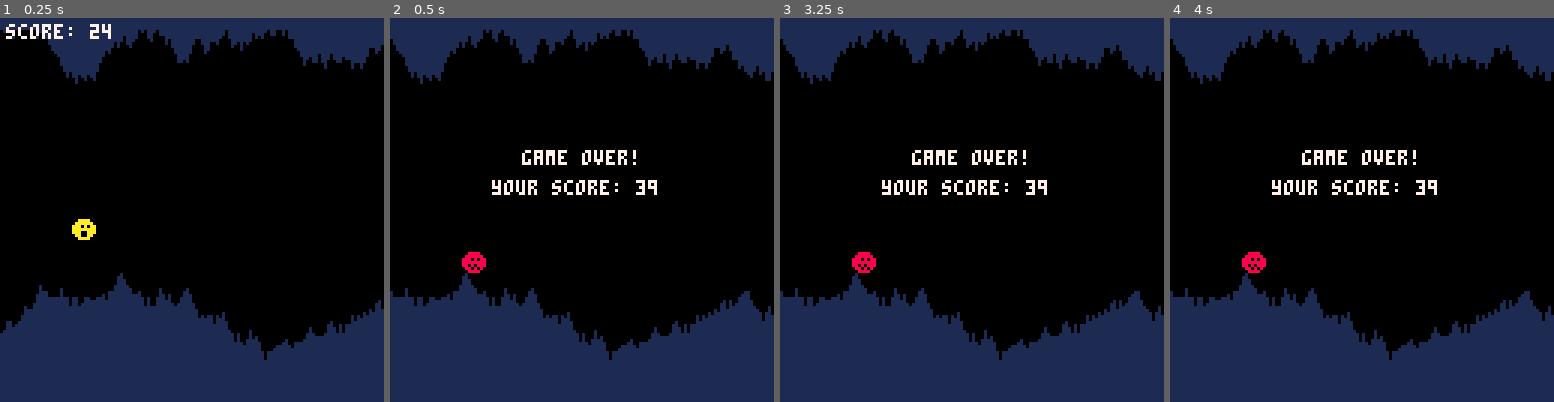
Above: before the commit, frames 1-4 (left to right).
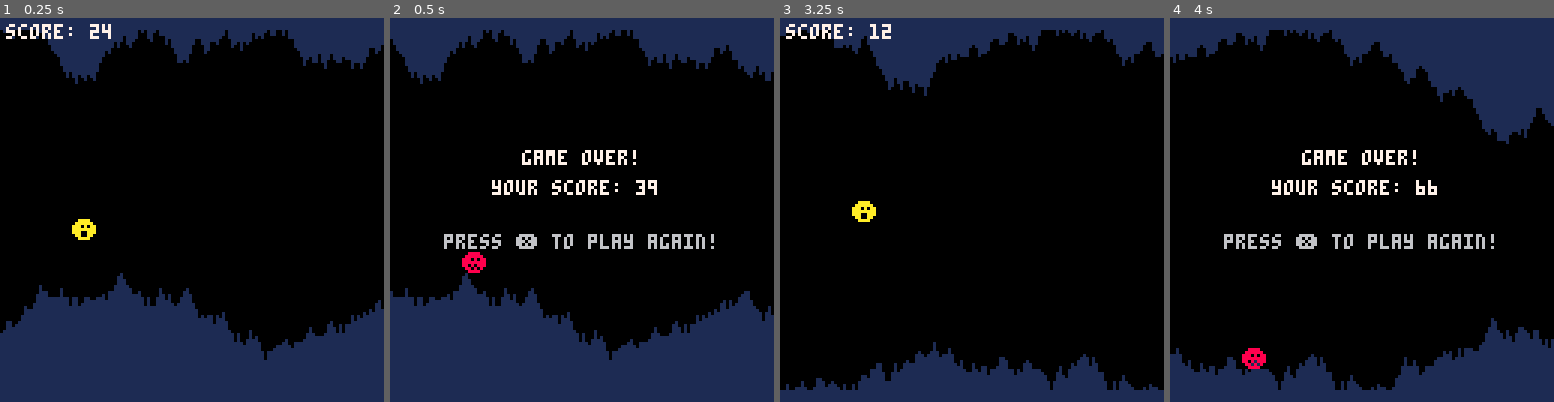
Above: after the commit, the same moments.

Repository: telefunken/pico-8
Game: PICO-8 cartridge cavediver.p8
Same seed, same stepped clock (60 frames per second), same inputs: the game is played once before the commit and once after it.
Inputs:
- Up to frame 1 (0.25 s): no input
- Up to frame 2 (0.5 s): tap X (X key) at 0.33 s
- Up to frame 3 (3.25 s): tap O (Z key) at 0.7, 1.7, 2.1, 2.5, 2.9 s; tap X (X key) at 1.07, 1.85, 2.97 s; hold Right 1.6-2.1 s; hold Up 2.15-2.42 s; hold Right 2.47-3.03 s; hold Left from 3.08 s (still down)
- Up to frame 4 (4 s): tap O (Z key) at 3.3, 3.7 s; release Left at 3.58 s; hold Down 3.63-3.97 s

Frame 1 is identical in both runs. In frame 2, 1.1% of the frame differs, in the area x 14-85%, y 56-61%; in frame 3, 23%, in the area x 0-100%, y 1-97%; in frame 4, 22%.

Commit message:
add replay instructions

Diff:
--- a/cavediver.p8
+++ b/cavediver.p8
@@ -12,6 +12,8 @@
   update_cave()
   move_player()
   check_hit()
+ else
+  if (btnp(s)) _init() --restart
  end
 end
 
@@ -23,6 +25,7 @@
  if (game_over) then
  	print("game over!",44,44,7)
   print("your score: "..player.score,34,54,7)
+  print("press ❎ to play again!",18,72,6)
  else
   print("score: "..player.score,2,2,7)
  end
